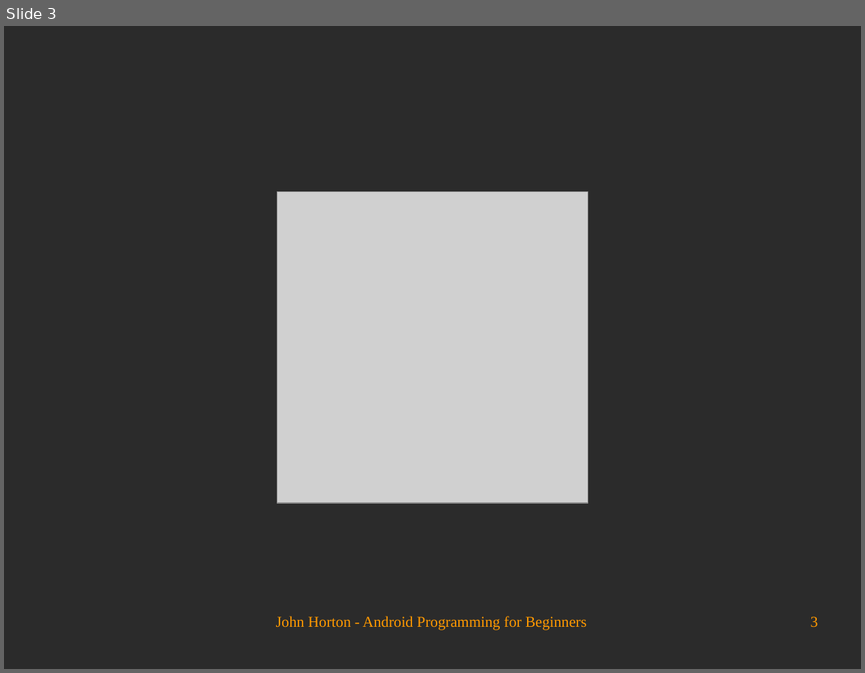
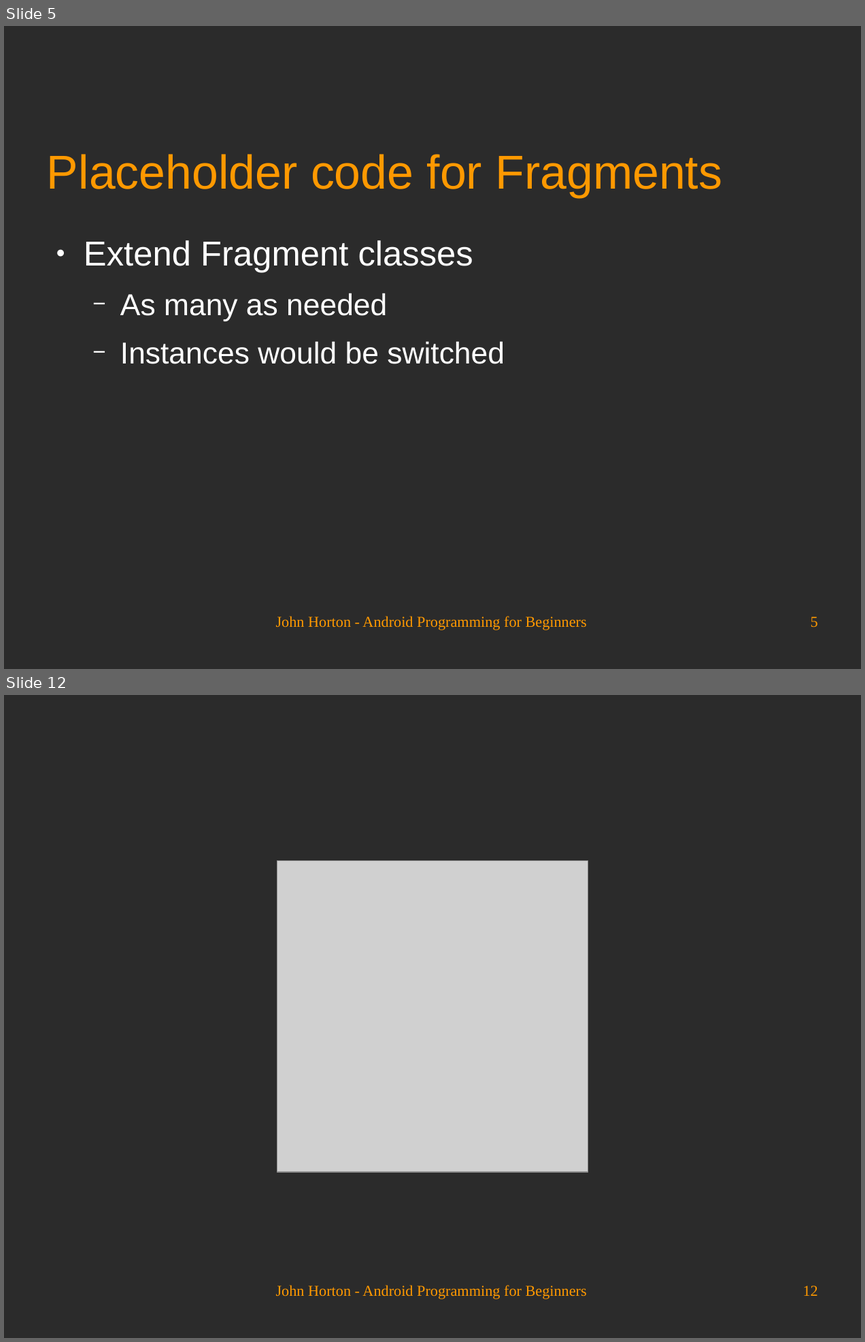
Before and after one commit to Academy-Soft-Intellect/Android-Programming-for-Beginners, a slide deck: 21_Navigation_Drawer_and_Where_It_s_Snap.odp. Shown one above the other, each under a label of ours: slide 3 before the commit, slides 5 and 12 after it; the slides between them are not shown. The pictures are 865x673 and 865x1342 pixels, drawn with LibreOffice and Linux fonts; fonts in the diff are those of the drawing; grey boxes stand for pictures; background and template pictures are left out; a plain dark background stands for a picture behind light text. Boxes give left, top, right and bottom in pixels: in the first picture for what was removed or moved away, otherwise in the second. Text is boxed around its words. In the diff, an @@ line names an element or a change of style, - is before the commit and + after.

```diff
--- a/21_Navigation_Drawer_and_Where_It_s_Snap.odp
+++ b/21_Navigation_Drawer_and_Where_It_s_Snap.odp
@@ slide 5 added at bbox=[4, 26, 861, 669], background picture (left out) @@
@@ title added at bbox=[47, 154, 723, 197], 44 pt, text #FF9900 @@
+Placeholder code for Fragments
@@ text added at bbox=[84, 240, 504, 364], 28 pt, text #FFFFFF @@
+● Extend Fragment classes
+  − As many as needed
+  − Instances would be switched
@@ text added at bbox=[276, 616, 587, 630], 14 pt, text #FF9900 @@
+John Horton - Android Programming for Beginners
@@ page number added at bbox=[810, 616, 818, 627], 14 pt, text #FF9900 @@
+5
@@ what was slide 3 is now slide 12 @@
@@ page number at bbox=[803, 1285, 818, 1295]: text changed @@
-3
+12
```
Also in this commit, not shown: 2 slides changed, 8 other slides added.
